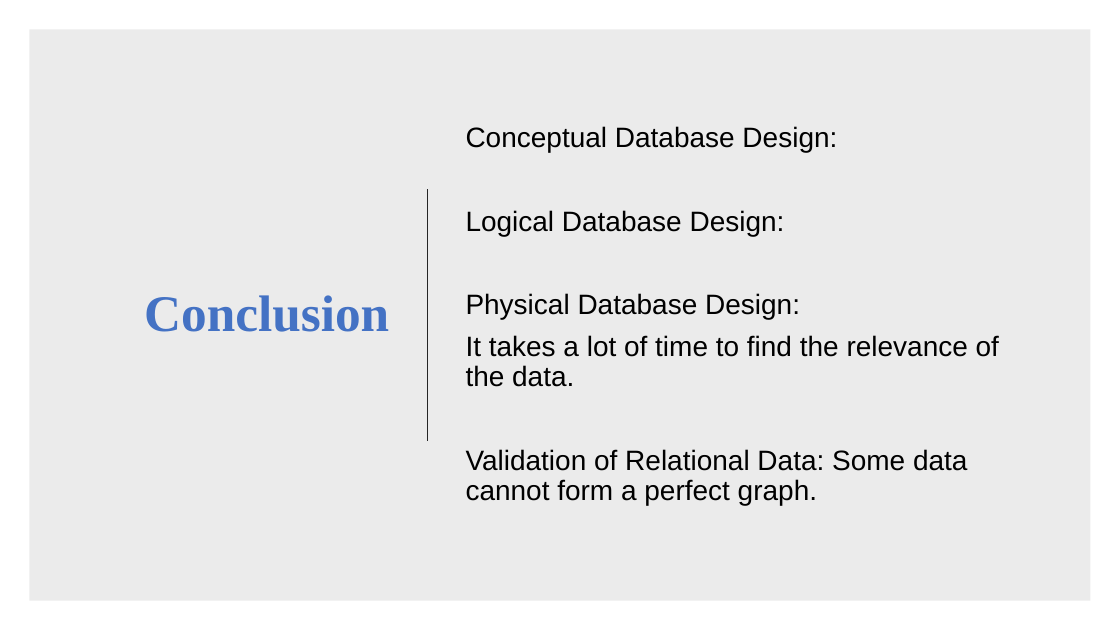
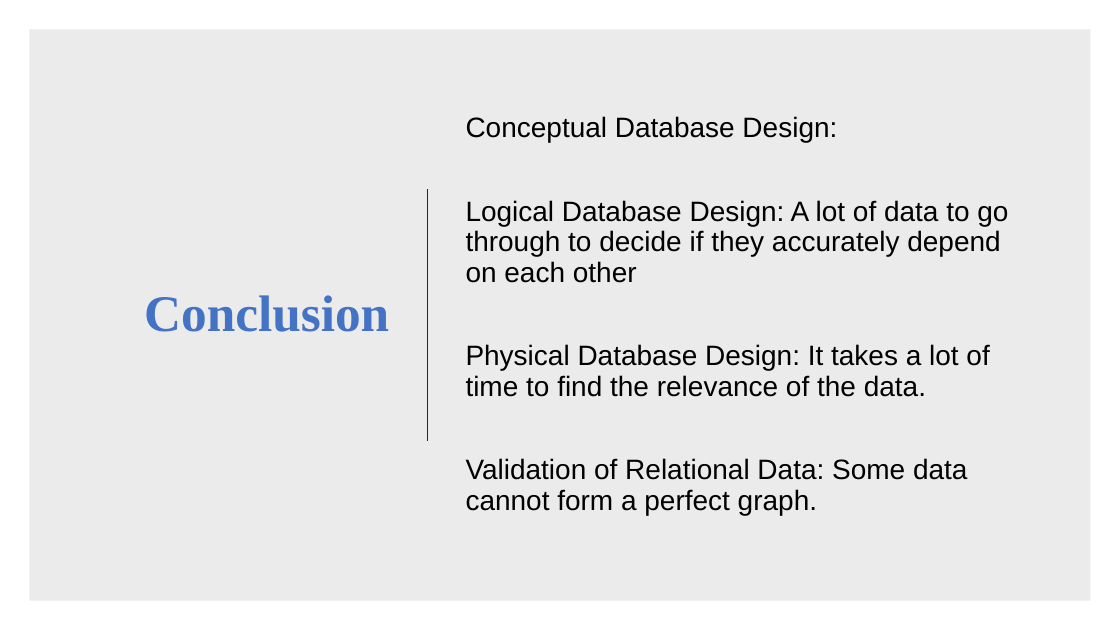
Before and after one commit to change521/CS4353_Final_Project, a slide deck: slide 20 of Solar Electric Programs Reported_member1-Liu_member2-Tsai_member3-Yan_member4-Nwalie.pptx. Drawn at 1120x630 pixels with LibreOffice and Linux fonts; fonts in the diff are those of the drawing. Boxes give left, top, right and bottom in pixels: in the first picture for what was removed or moved away, otherwise in the second. Text is boxed around its words. In the diff, an @@ line names an element or a change of style, - is before the commit and + after.

```diff
--- a/Solar Electric Programs Reported_member1-Liu_member2-Tsai_member3-Yan_member4-Nwalie.pptx
+++ b/Solar Electric Programs Reported_member1-Liu_member2-Tsai_member3-Yan_member4-Nwalie.pptx
@@ text at [466, 200, 1008, 397]: text changed @@
-Logical Database Design:
-Physical Database Design:
-It takes a lot of time to find the relevance of the data.
+Logical Database Design: A lot of data to go through to decide if they accurately depend on each other
+Physical Database Design: It takes a lot of time to find the relevance of the data.
```
